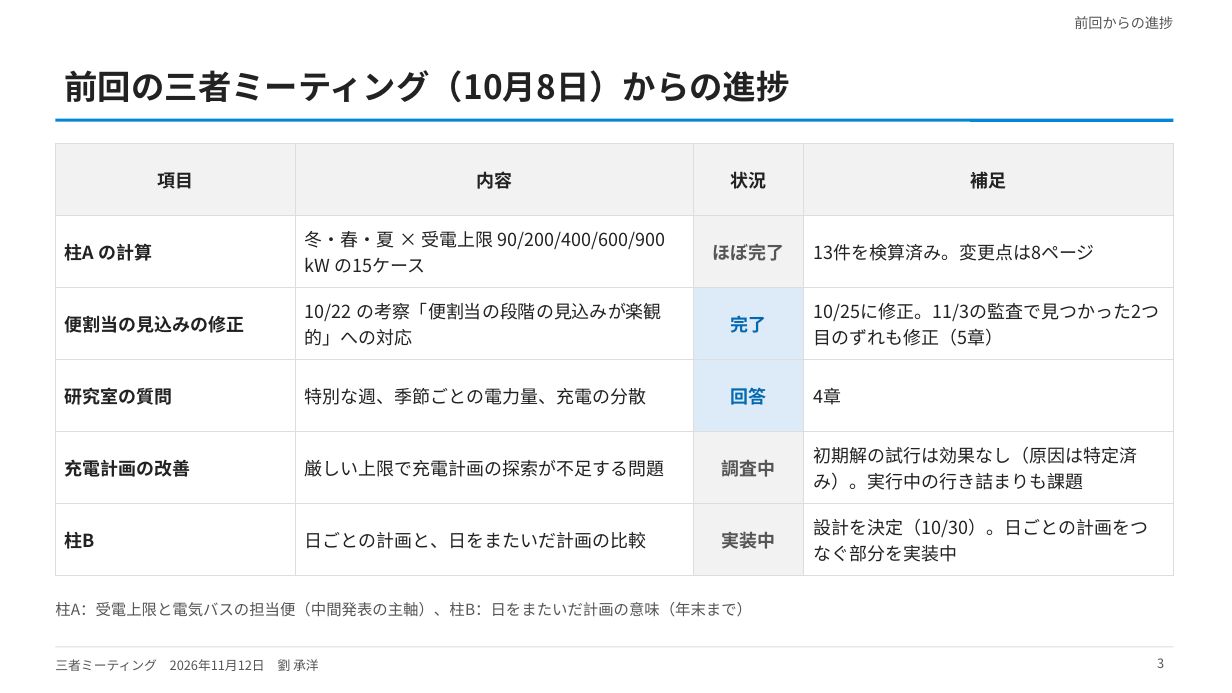
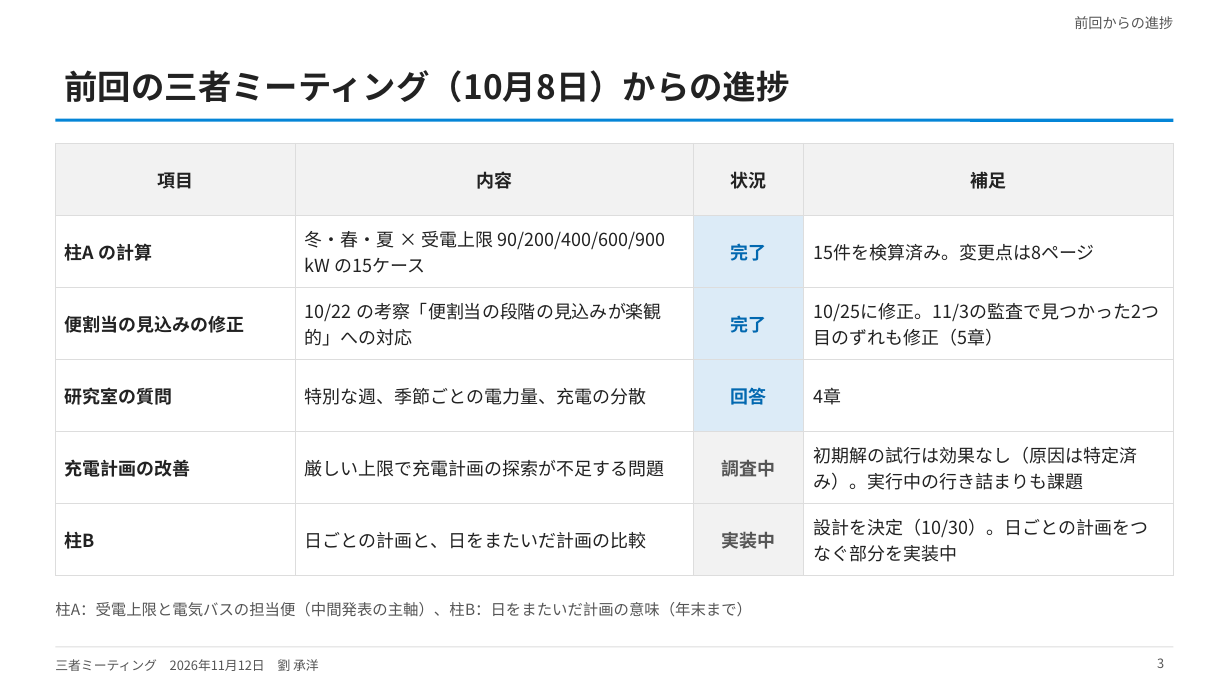
Before and after one commit to CYLIU2003/master-course, a slide deck: slide 3 of outcome/2026-11-12_three_party/three_party_20261112.pptx. Drawn at 1232x693 pixels with LibreOffice and Linux fonts; fonts in the diff are those of the drawing. Boxes give left, top, right and bottom in pixels: in the first picture for what was removed or moved away, otherwise in the second. Text is boxed around its words. In the diff, an @@ line names an element or a change of style, - is before the commit and + after.

```diff
--- a/outcome/2026-11-12_three_party/three_party_20261112.pptx
+++ b/outcome/2026-11-12_three_party/three_party_20261112.pptx
@@ table at [55, 143, 1174, 566] @@
-row 2, column 3: ほぼ完了
+row 2, column 3: 完了
-row 2, column 4: 13件を検算済み。変更点は8ページ
+row 2, column 4: 15件を検算済み。変更点は8ページ
@@ fill #F2F2F2 to #DCEBF7 in row 2, column 3 @@
```
Also in this commit, not shown: 5 other slides changed, 2 other files.
